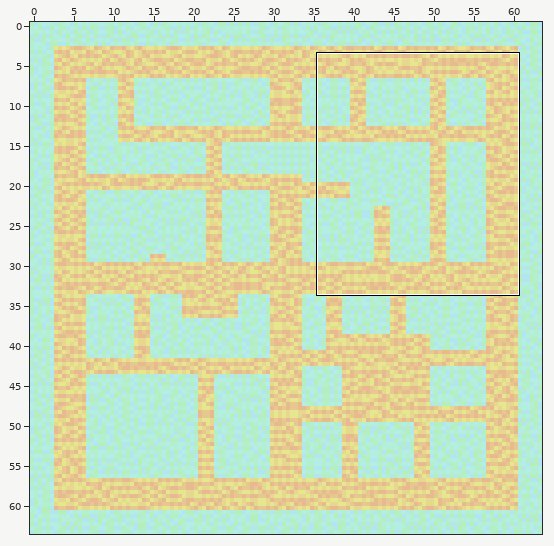
One commit to this Tiled map: Momo/TestGame/TestGameContent/maps/zone01/zone01.tmx. The picture above shows the old version from afar; the outline marks the close-up.
Close-up. Old version:
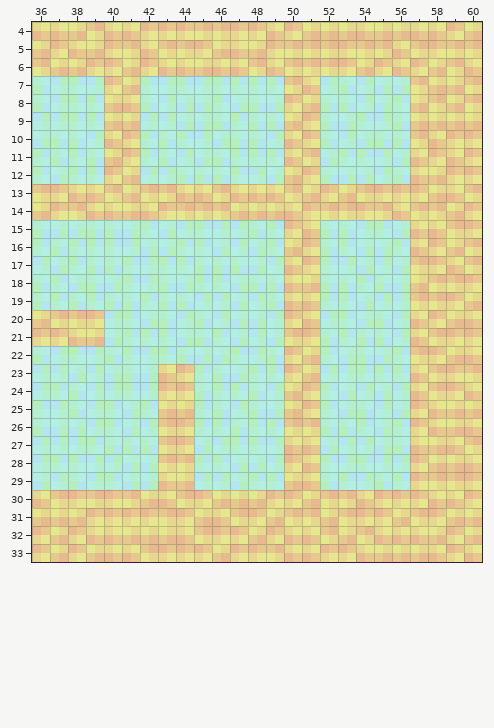
Cells are 64x64 px. Shown: x 36..60, y 4..33. The commit also changed other parts of the map, which this record leaves out.
Now the later version:
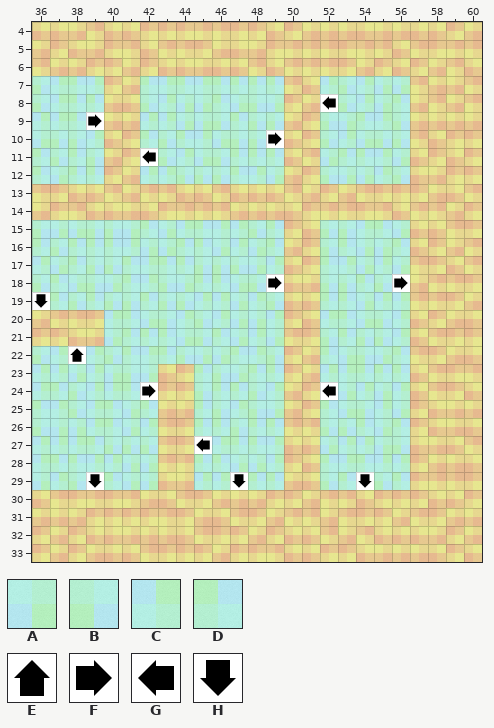
Key: from "citywalls": A 0, B 0 flipped left-right, C 0 flipped up-down, D 0 turned 180; from "spawnpoints": E 0, F 1, G 2, H 3.
_ is an empty cell.
Tiles replaced or removed in this view: A, B, C, D.
The exact change:
Changed rows in their new state; . is an unchanged cell.
Layer "Floor":
first column x 39:
 8 .............G
 9 F.............
10 ..........F...
11 ...G..........
first column x 36:
18 .............F......F
19 H....................
22 ..E..................
24 ......F.........G....
27 .........G...........
29 ...H.......H......H..
Layer "Walls":
first column x 39:
 8 ............._
 9 _.............
10 .........._...
11 ..._..........
first column x 36:
18 ............._......_
19 _....................
22 .._..................
24 ......_........._....
27 ........._...........
29 ..._......._......_..
